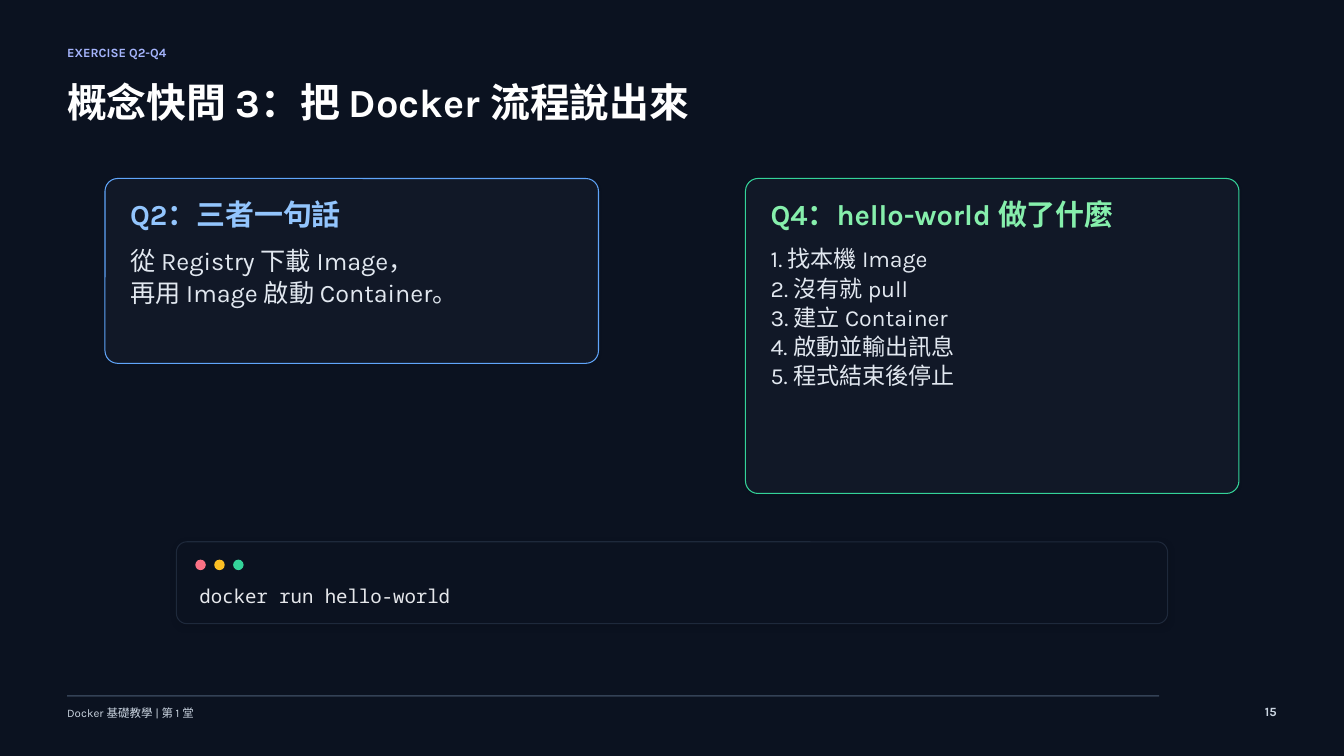
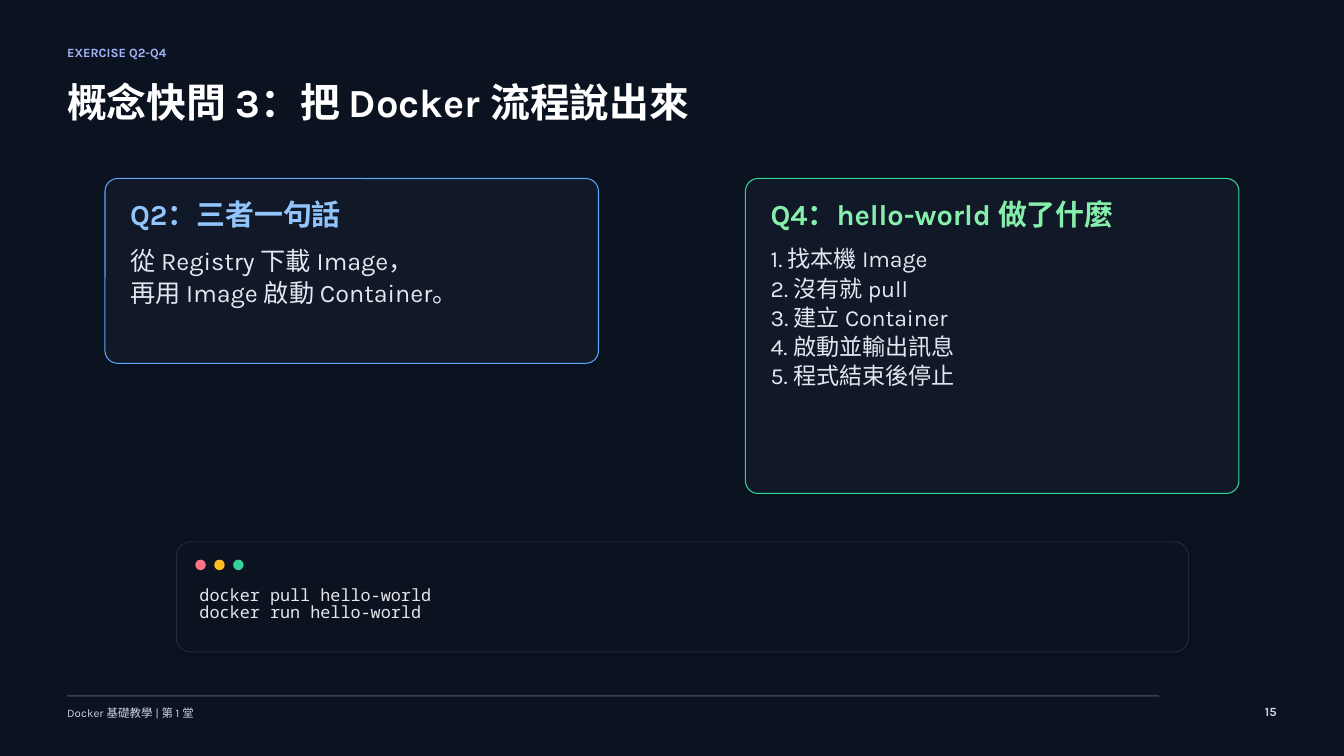
Before and after one commit to lalalalaluk/docker-practice, a slide deck: slide 15 of slides/docker-session1-basics-setup.pptx. Drawn at 1344x756 pixels with LibreOffice and Linux fonts; fonts in the diff are those of the drawing. Boxes give left, top, right and bottom in pixels: in the first picture for what was removed or moved away, otherwise in the second. Text is boxed around its words. In the diff, an @@ line names an element or a change of style, - is before the commit and + after.

```diff
--- a/slides/docker-session1-basics-setup.pptx
+++ b/slides/docker-session1-basics-setup.pptx
@@ rounded rectangle: place and size @@
-rounded rectangle at [176, 542, 1168, 624]
+rounded rectangle at [176, 542, 1189, 652]
@@ text at [199, 588, 431, 607]: paragraph added @@
+docker pull hello-world
@@ text at [199, 603, 421, 618]: size 13.6 to 12 pt in "docker run hello-world" @@
```
Also in this commit, not shown: 1 other slide changed.
